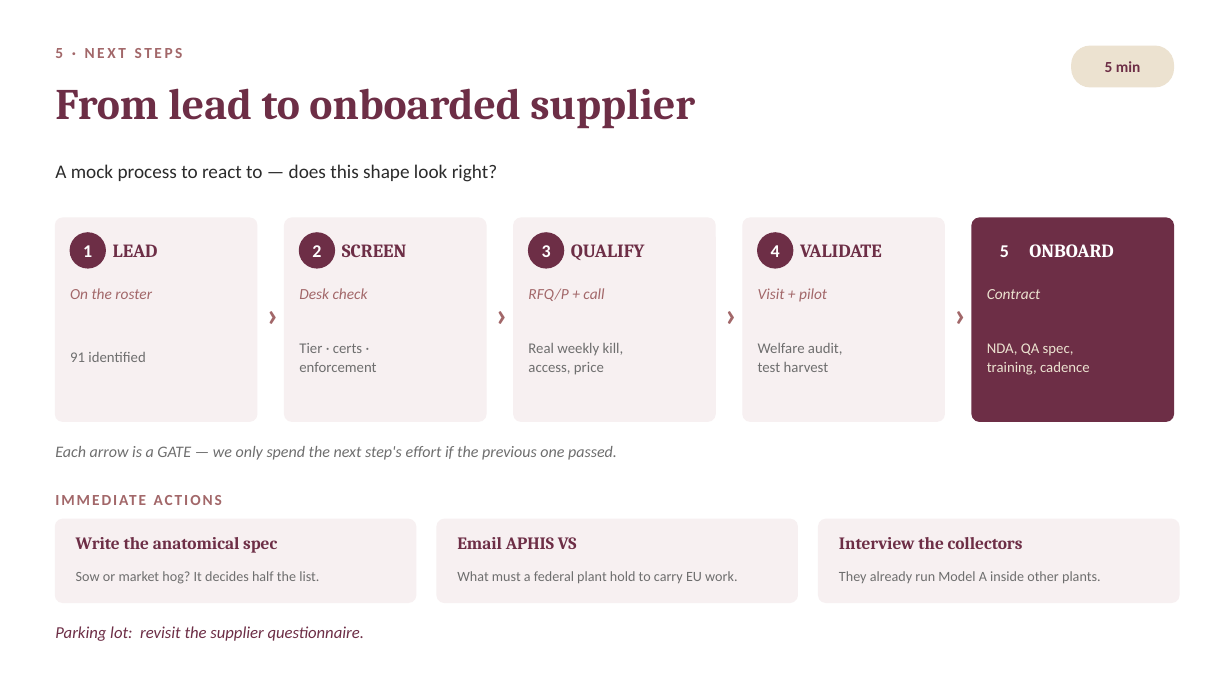
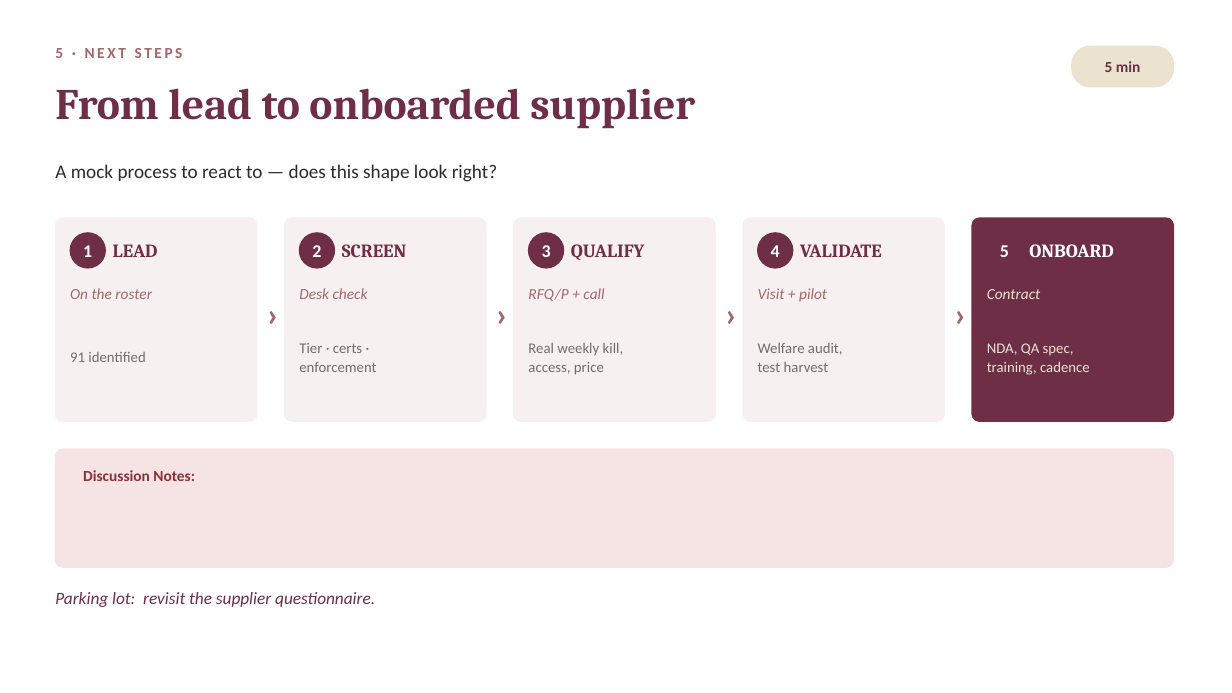
Before and after one commit to naviero1/Claude-Works, a slide deck: slide 7 of Tissue Supplier Research/Supplier_Strategy_Meeting.pptx. Drawn at 1232x693 pixels with LibreOffice and Linux fonts; fonts in the diff are those of the drawing. Boxes give left, top, right and bottom in pixels: in the first picture for what was removed or moved away, otherwise in the second. Text is boxed around its words. In the diff, an @@ line names an element or a change of style, - is before the commit and + after.

```diff
--- a/Tissue Supplier Research/Supplier_Strategy_Meeting.pptx
+++ b/Tissue Supplier Research/Supplier_Strategy_Meeting.pptx
@@ text removed at [55, 446, 617, 460] @@
-Each arrow is a GATE — we only spend the next step's effort if the previous one passed.
@@ rounded rectangle added at [55, 449, 1174, 567], fill #F6E4E4, outline #F6E4E4 1 pt @@
@@ text at [83, 470, 195, 481]: text changed; text colour #A26769 to #8C2F39 @@
-IMMEDIATE ACTIONS
+Discussion Notes:
@@ rounded rectangle removed at [55, 519, 416, 603] @@
@@ text removed at [76, 537, 277, 553] @@
-Write the anatomical spec
@@ rounded rectangle removed at [437, 519, 798, 603] @@
@@ text removed at [457, 537, 577, 549] @@
-Email APHIS VS
@@ rounded rectangle removed at [819, 519, 1179, 603] @@
@@ text removed at [839, 537, 1023, 549] @@
-Interview the collectors
@@ text "Parking lot: revisit the supplier ...": place and size @@
-text "Parking lot: revisit the supplier ..." at [55, 626, 364, 641]
+text "Parking lot: revisit the supplier ..." at [55, 592, 375, 607]
@@ text "Parking lot: revisit the supplier ..." at [55, 592, 375, 607]: size 13 to 13.5 pt @@
@@ text removed at [76, 571, 319, 584] @@
-Sow or market hog? It decides half the list.
@@ text removed at [457, 571, 737, 583] @@
-What must a federal plant hold to carry EU work.
@@ text removed at [839, 571, 1101, 583] @@
-They already run Model A inside other plants.
```
Also in this commit, not shown: 2 other slides changed.
